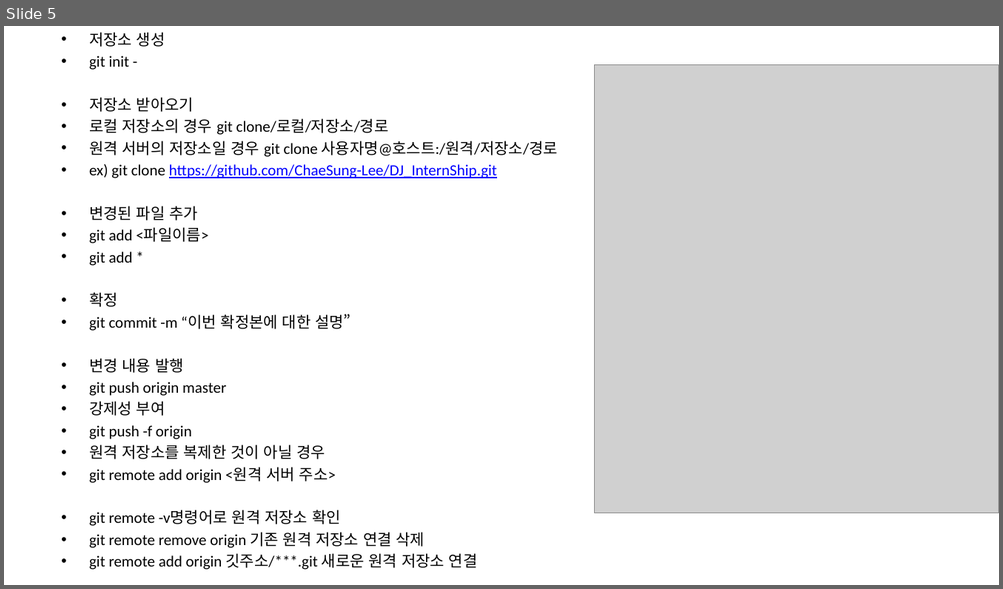
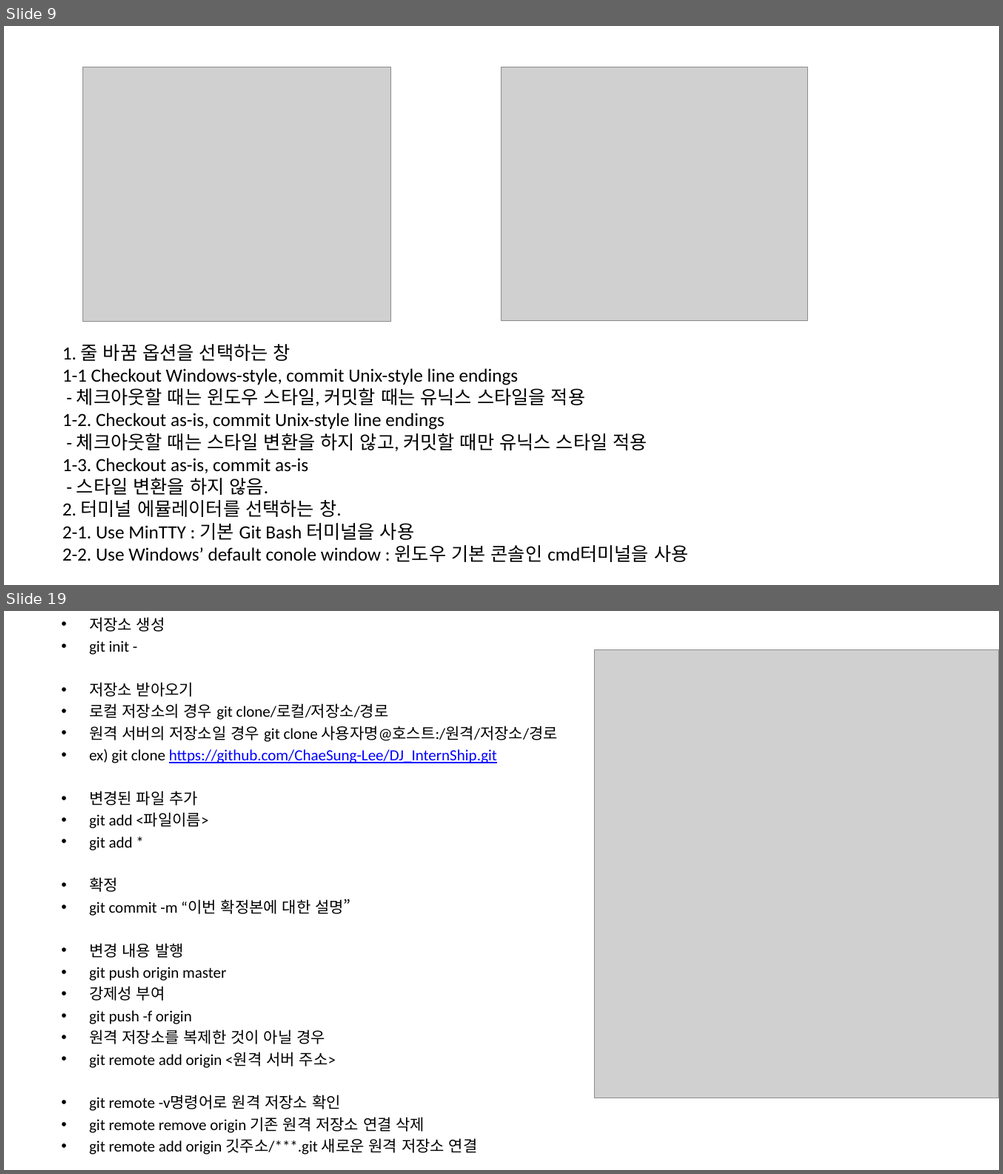
Before and after one commit to ChaeSung-Lee/DJ_InternShip, a slide deck: 2021_Summer/jp.hong/Git_Manual.pptx. Shown one above the other, each under a label of ours: slide 5 before the commit, slides 9 and 19 after it; the slides between them are not shown. The pictures are 1003x589 and 1003x1174 pixels, drawn with LibreOffice and Linux fonts; fonts in the diff are those of the drawing; grey boxes stand for pictures. Boxes give left, top, right and bottom in pixels: in the first picture for what was removed or moved away, otherwise in the second. Text is boxed around its words. In the diff, an @@ line names an element or a change of style, - is before the commit and + after.

```diff
--- a/2021_Summer/jp.hong/Git_Manual.pptx
+++ b/2021_Summer/jp.hong/Git_Manual.pptx
@@ slide 9 added at (x1=4, y1=26, x2=999, y2=585), background #FFFFFF @@
@@ picture added at (x1=83, y1=67, x2=391, y2=321) @@
@@ picture added at (x1=502, y1=67, x2=808, y2=321) @@
@@ text added at (x1=62, y1=344, x2=688, y2=562), 18 pt, text #000000 @@
+1. 줄 바꿈 옵션을 선택하는 창
+1-1 Checkout Windows-style, commit Unix-style line endings
+- 체크아웃할 때는 윈도우 스타일, 커밋할 때는 유닉스 스타일을 적용
+1-2. Checkout as-is, commit Unix-style line endings
+- 체크아웃할 때는 스타일 변환을 하지 않고, 커밋할 때만 유닉스 스타일 적용
+1-3. Checkout as-is, commit as-is
+- 스타일 변환을 하지 않음.
+2. 터미널 에뮬레이터를 선택하는 창.
+2-1. Use MinTTY : 기본 Git Bash 터미널을 사용
+2-2. Use Windows’ default conole window : 윈도우 기본 콘솔인 cmd터미널을 사용
@@ what was slide 5 is now slide 19 @@
```
Also in this commit, not shown: 5 slides changed, 13 other slides added, 3 other files.
